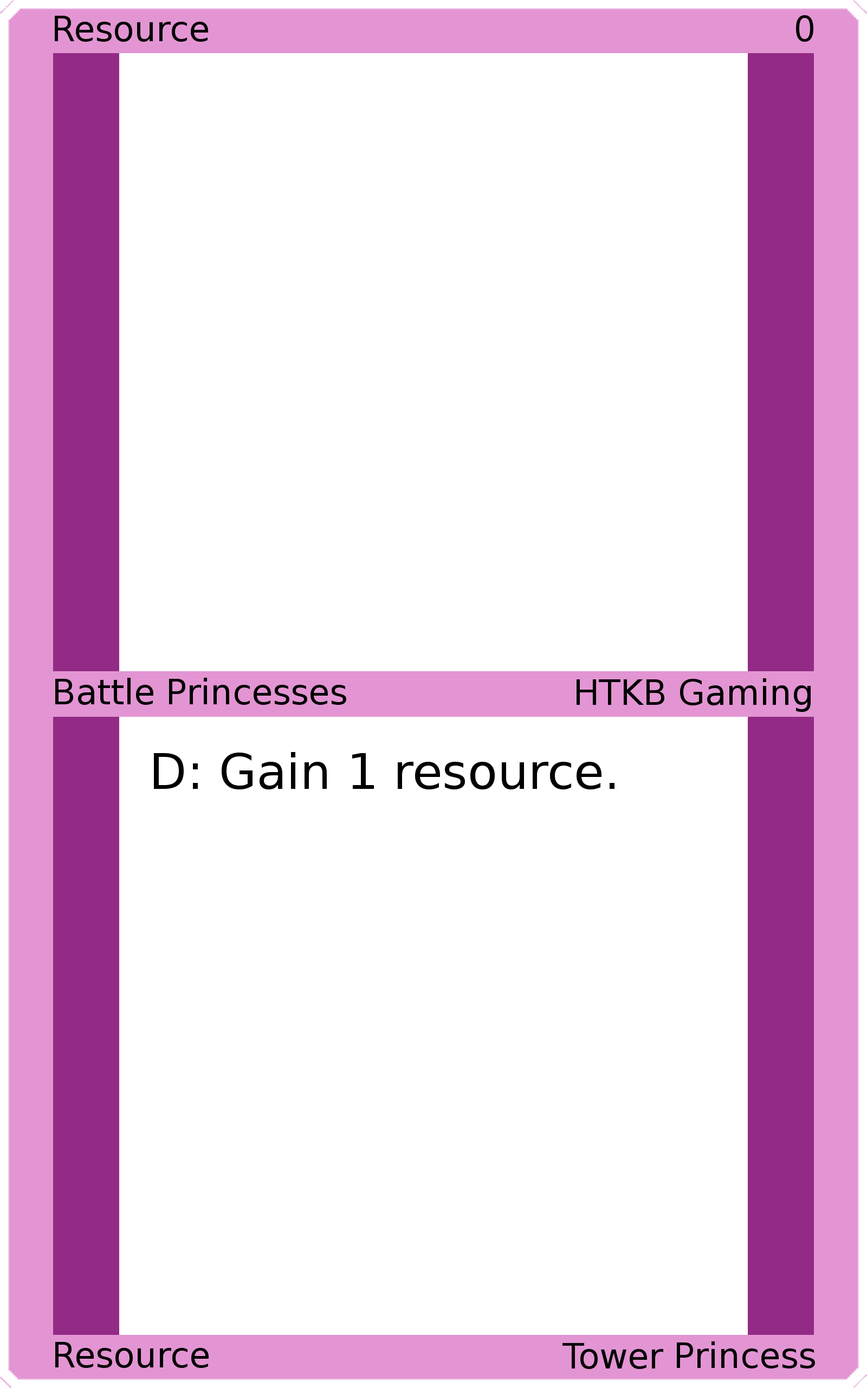
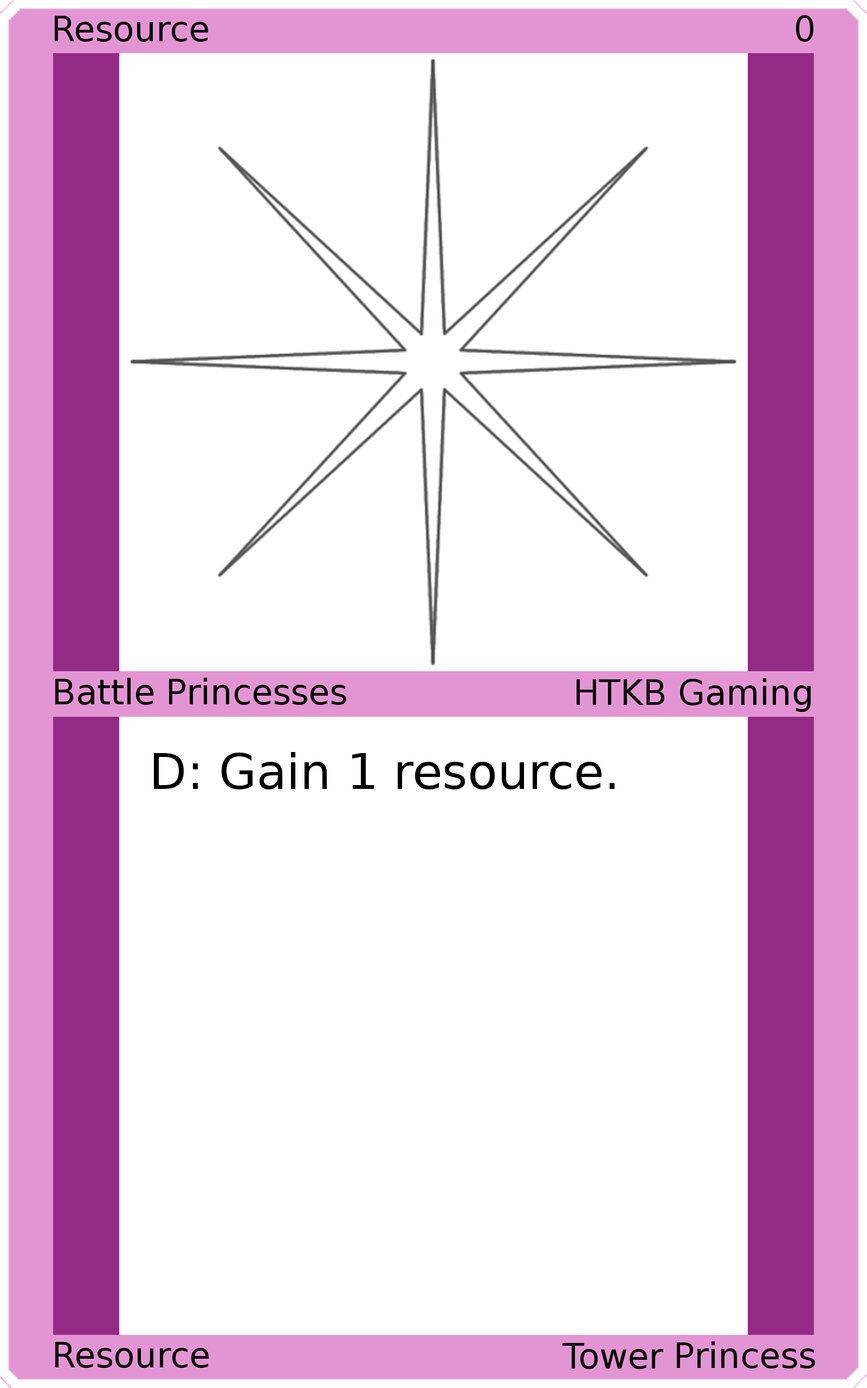
Before/after of a 867×1388 layered artwork. What changed in the layer stack:
added layer "Art" above "Top Background" over [left=129, top=57, right=738, bottom=666]
